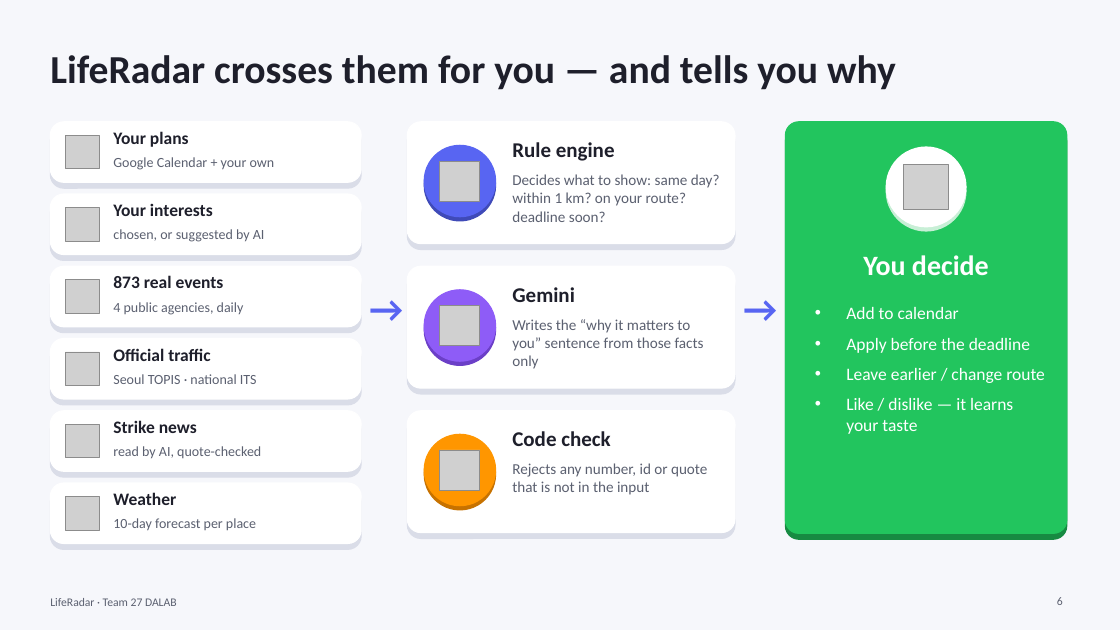
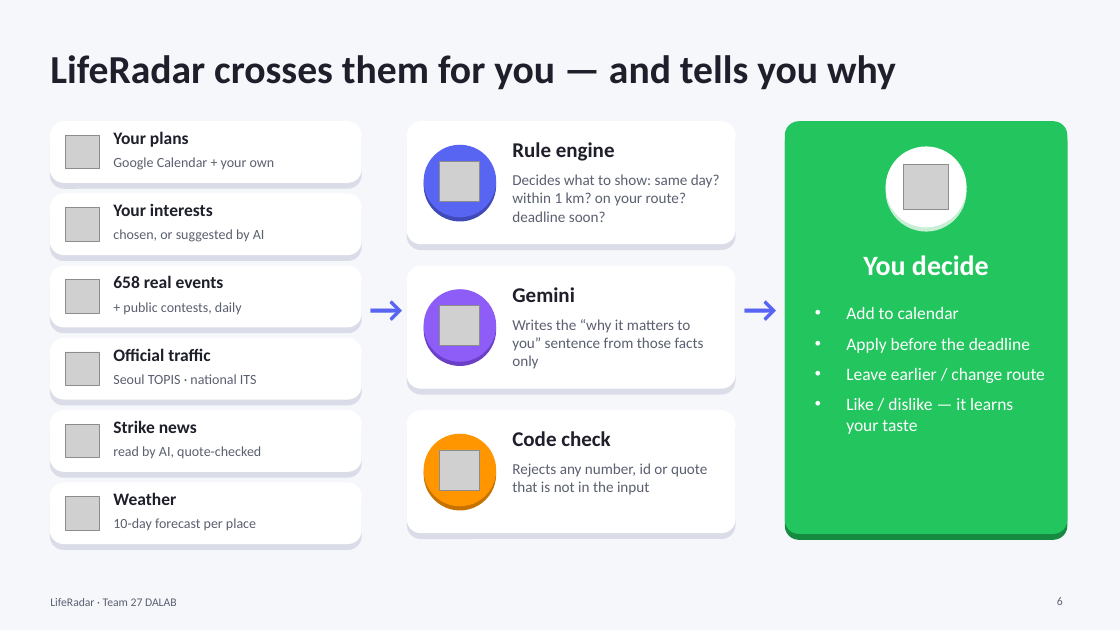
Before and after one commit to woowangthon/WOOWANGTHON_TEAM_27_FE, a slide deck: slide 6 of docs/presentation/LifeRadar_Team27.pptx. Drawn at 1120x630 pixels with LibreOffice and Linux fonts; fonts in the diff are those of the drawing; grey boxes stand for pictures. Boxes give left, top, right and bottom in pixels: in the first picture for what was removed or moved away, otherwise in the second. Text is boxed around its words. In the diff, an @@ line names an element or a change of style, - is before the commit and + after.

```diff
--- a/docs/presentation/LifeRadar_Team27.pptx
+++ b/docs/presentation/LifeRadar_Team27.pptx
@@ text at (113, 275, 224, 288): text changed @@
-873 real events
+658 real events
@@ text at (123, 302, 242, 314): text changed @@
-4 public agencies, daily
++ public contests, daily
```
Also in this commit, not shown: 4 other slides changed, 1 other file.
